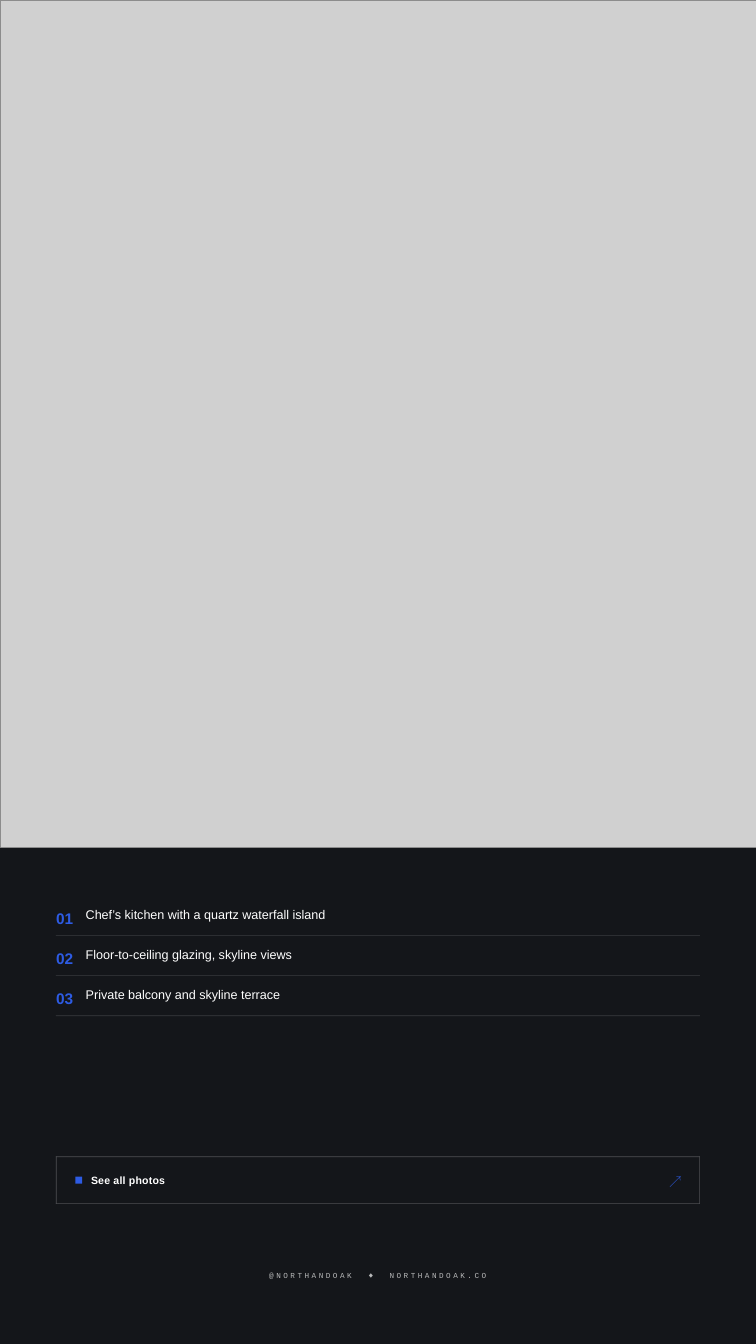
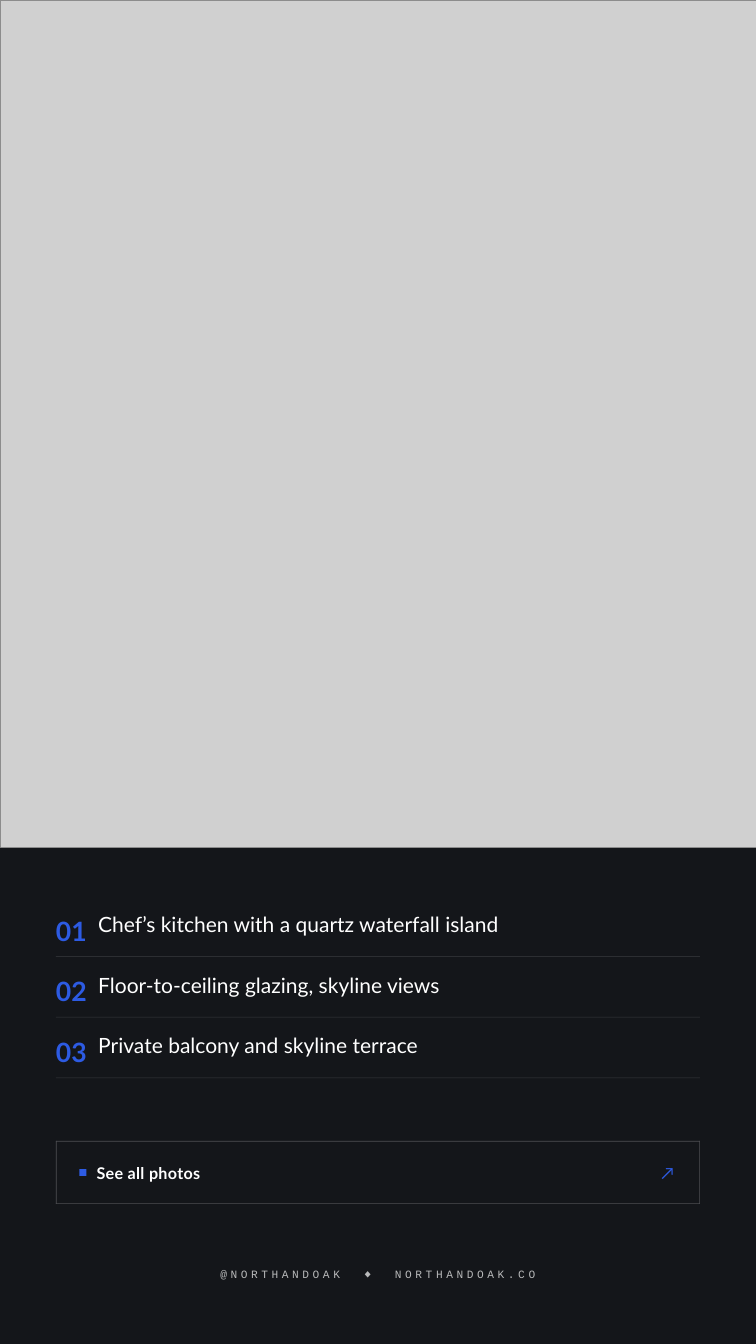
Before and after one commit to blacklizardint/Canva-Templates, a slide deck: slide 1 of metro/metro-s07-listing-highlight.pptx. Drawn at 756x1344 pixels with LibreOffice and Linux fonts; fonts in the diff are those of the drawing; grey boxes stand for pictures. Boxes give left, top, right and bottom in pixels: in the first picture for what was removed or moved away, otherwise in the second. Text is boxed around its words. In the diff, an @@ line names an element or a change of style, - is before the commit and + after.

```diff
--- a/metro/metro-s07-listing-highlight.pptx
+++ b/metro/metro-s07-listing-highlight.pptx
@@ text "Chef’s kitchen with a quartz ...": place and size @@
-text "Chef’s kitchen with a quartz ..." at <box>86,910,326,922</box>
+text "Chef’s kitchen with a quartz ..." at <box>98,916,498,936</box>
@@ rectangle: place and size @@
-rectangle at <box>56,935,700,936</box>
+rectangle at <box>56,956,700,957</box>
@@ text "02": place and size @@
-text "02" at <box>56,953,73,964</box>
+text "02" at <box>56,981,87,1001</box>
@@ text "Floor-to-ceiling glazing, skyline views": place and size @@
-text "Floor-to-ceiling glazing, skyline views" at <box>86,950,292,962</box>
+text "Floor-to-ceiling glazing, skyline views" at <box>98,977,439,997</box>
@@ rectangle: place and size @@
-rectangle at <box>56,975,700,976</box>
+rectangle at <box>56,1017,700,1017</box>
@@ size 16.5 to 28.5 pt, font Arial to Lato in 3 elements at <box>56,921,87,941</box>, <box>56,981,87,1001</box>, <box>56,1042,87,1062</box> @@
@@ text "03": place and size @@
-text "03" at <box>56,993,73,1004</box>
+text "03" at <box>56,1042,87,1062</box>
@@ size 13.5 to 22.5 pt, font Arial to Lato in 3 elements at <box>98,916,498,936</box>, <box>98,977,439,997</box>, <box>98,1037,418,1057</box> @@
@@ text "Private balcony and skyline terrace": place and size @@
-text "Private balcony and skyline terrace" at <box>86,990,280,1002</box>
+text "Private balcony and skyline terrace" at <box>98,1037,418,1057</box>
@@ rectangle: place and size @@
-rectangle at <box>56,1015,700,1016</box>
+rectangle at <box>56,1078,700,1079</box>
@@ rectangle: place and size @@
-rectangle at <box>56,1157,700,1157</box>
+rectangle at <box>56,1141,700,1142</box>
@@ rectangle: place and size @@
-rectangle at <box>56,1157,56,1204</box>
+rectangle at <box>56,1141,56,1204</box>
@@ rectangle: place and size @@
-rectangle at <box>75,1177,82,1183</box>
+rectangle at <box>79,1169,86,1176</box>
@@ text "See all photos": place and size @@
-text "See all photos" at <box>91,1176,165,1186</box>
+text "See all photos" at <box>97,1167,200,1182</box>
@@ text "See all photos" at <box>97,1167,200,1182</box>: size 11.2 to 17.2 pt, font Arial to Lato, letter spacing 0.2 to 0.3 pt @@
@@ text "↗": place and size @@
-text "↗" at <box>669,1173,714,1188</box>
+text "↗" at <box>661,1163,712,1182</box>
@@ text "↗" at <box>661,1163,712,1182</box>: size 13.5 to 18 pt, font Arial to Lato @@
@@ rectangle: place and size @@
-rectangle at <box>700,1157,700,1204</box>
+rectangle at <box>700,1141,700,1204</box>
@@ text "@NORTHANDOAK ◆ NORTHANDOAK.CO": place and size @@
-text "@NORTHANDOAK ◆ NORTHANDOAK.CO" at <box>269,1273,487,1279</box>
+text "@NORTHANDOAK ◆ NORTHANDOAK.CO" at <box>220,1271,535,1280</box>
@@ text "@NORTHANDOAK ◆ NORTHANDOAK.CO" at <box>220,1271,535,1280</box>: size 8.2 to 12 pt, letter spacing 2.6 to 3.8 pt @@
```
Also in this commit, not shown: 39 other files.
